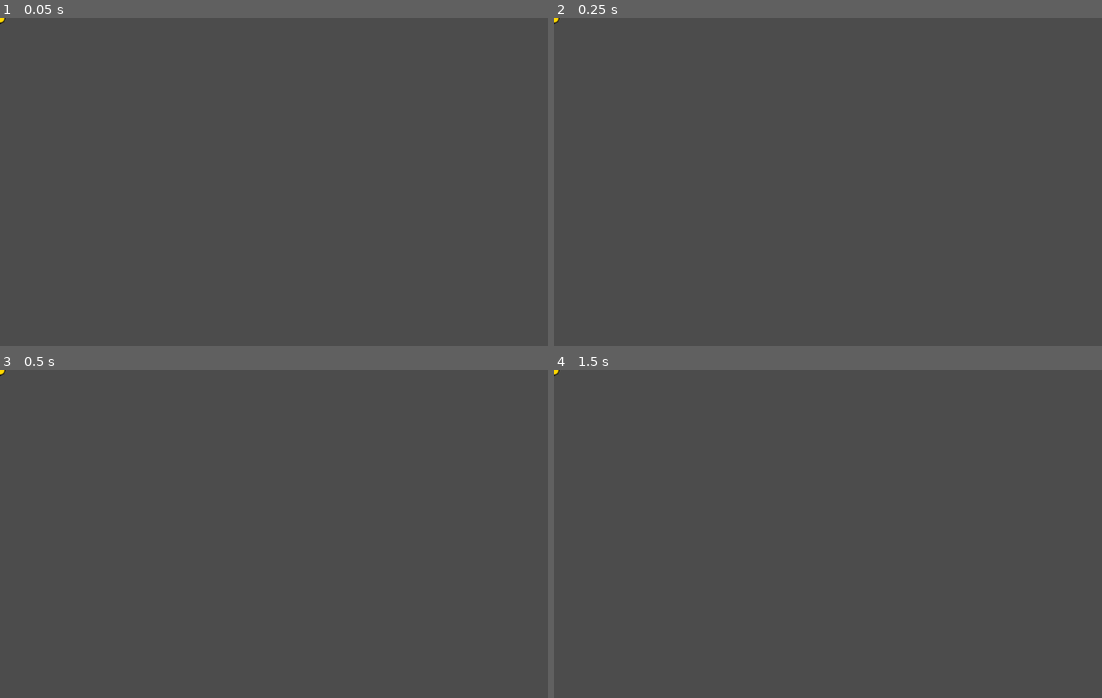
Above: before the commit, frames 1-4 (two rows, left to right).
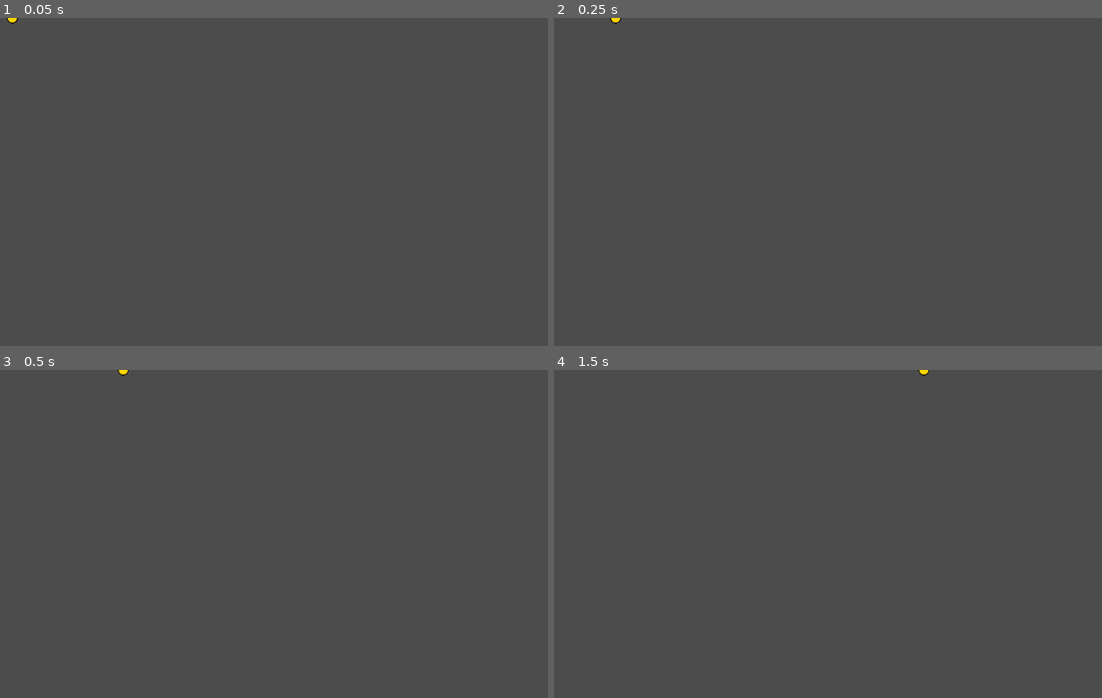
Above: after the commit, the same moments.

Repository: Ruefa/godot_test
Game: Godot game, scene res://Bullet.tscn
Same seed, same stepped clock (60 frames per second), same inputs: the game is played once before the commit and once after it. This scene is started directly instead of the project's main scene.
Inputs:
- Up to frame 1 (0.05 s): no input
- Up to frame 2 (0.25 s): no input
- Up to frame 3 (0.5 s): no input
- Up to frame 4 (1.5 s): tap Enter at 0.5 s; hold Right (ui_right) from 0.53 s (still down); tap Up (ui_up) at 0.77 s; tap Space at 1.25 s

The runs differ from the first frame. In frame 1, less than 0.1% of the frame differs, in the area x 0-4%, y 0-2%; in frame 2, less than 0.1%; in frame 3, less than 0.1%; in frame 4, less than 0.1%.

Commit message:
added bullet movement

Diff:
--- a/Side Scroll/Bullet.gd
+++ b/Side Scroll/Bullet.gd
@@ -7,8 +7,11 @@
 	add_collision_exception_with($Player)
 
 # Called every frame. 'delta' is the elapsed time since the previous frame.
-#func _process(delta):
-#	pass
+func _process(delta):
+	move_and_slide(Vector2(SPEED,0), Vector2(0,-1))
+
+	if get_slide_count() > 0:
+		queue_free()
 
 
 func _on_DespawnTimer_timeout():
